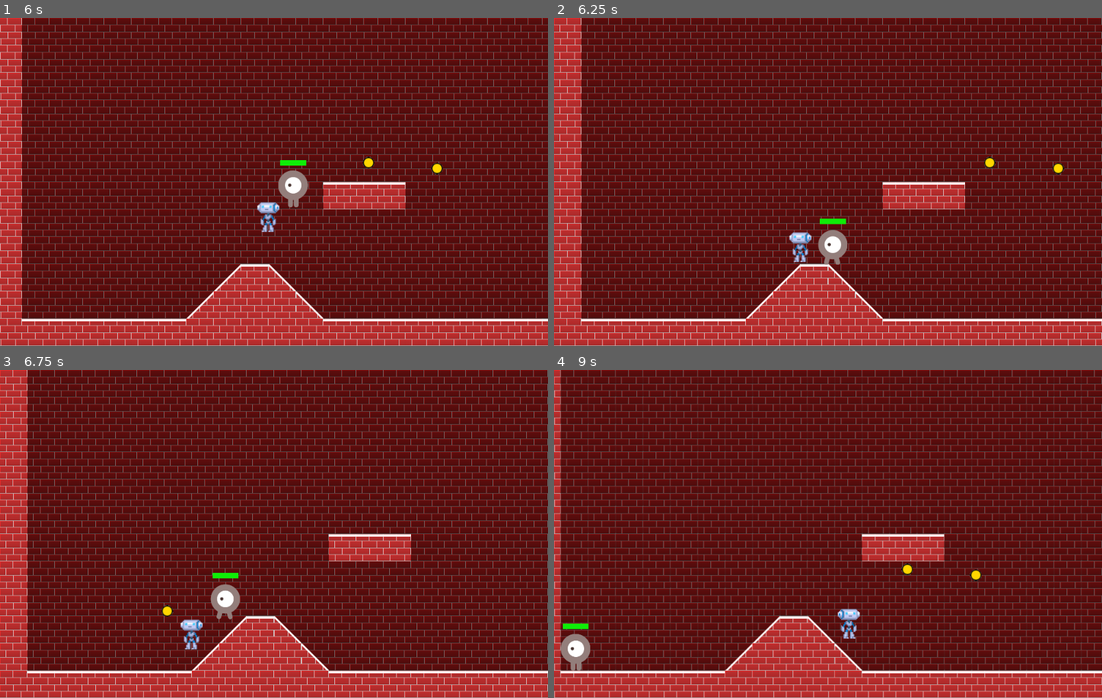
Above: before the commit, frames 1-4 (two rows, left to right).
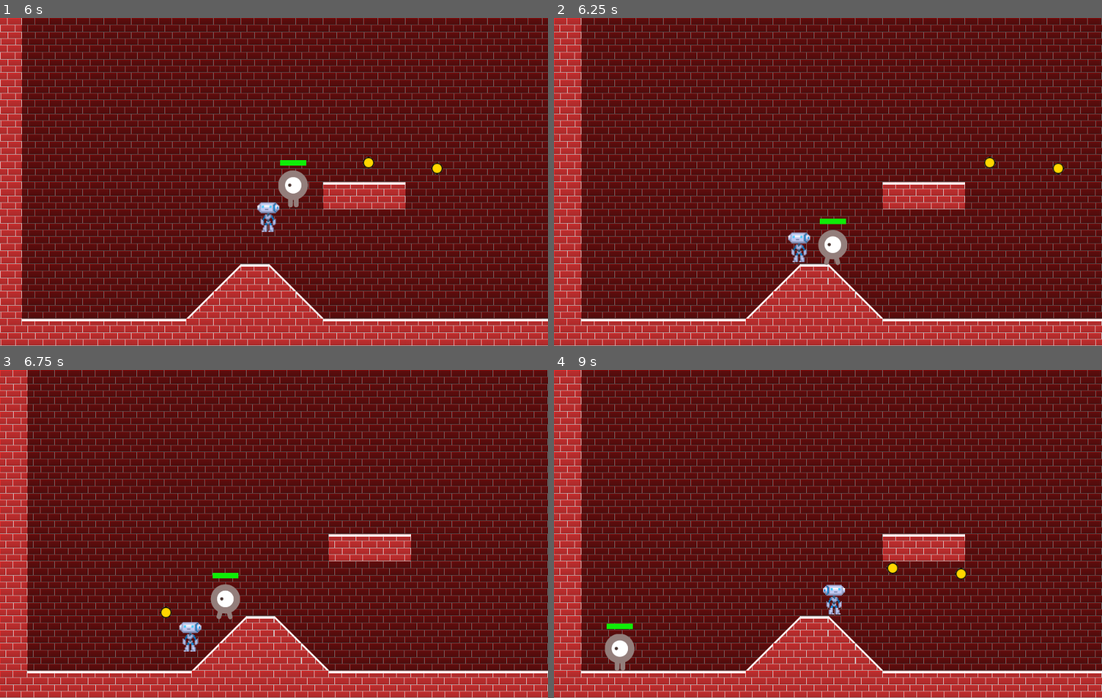
Above: after the commit, the same moments.

Repository: Ruefa/godot_test
Game: Godot game, scene res://Main.tscn
Two runs of this game, one before a commit and one after it. Both use one fixed random seed, a clock stepped at 60 frames per second and the inputs below.
Inputs:
- Up to frame 1 (6 s): tap Enter at 0.5 s; hold Shift (ui_shoot) 0.53-1.28 s; hold Right (ui_right) 0.53-2.03 s; tap Up (ui_up) at 0.77, 1.52, 3.02, 3.77, 4.52 s; tap Shift (ui_shoot) every 1.5 s from 1.35 to 5.85 s; hold Left (ui_left) 2.03-2.78 s; hold Shift (ui_shoot) 2.03-2.78 s; hold Right (ui_right) 2.78-4.28 s; hold Shift (ui_shoot) 3.53-4.28 s; hold Left (ui_left) 4.28-5.03 s; hold Right (ui_right) 5.03-5.78 s; hold Shift (ui_shoot) 5.03-5.78 s; hold Left (ui_left) from 5.78 s (still down)
- Up to frame 2 (6.25 s): keep holding Left (ui_left); tap Up (ui_up) at 6.02 s
- Up to frame 3 (6.75 s): keep holding Left (ui_left); hold Shift (ui_shoot) from 6.53 s (still down)
- Up to frame 4 (9 s): tap Up (ui_up) at 6.77, 7.52 s; release Left (ui_left) at 7.28 s; release Shift (ui_shoot) at 7.28 s; hold Right (ui_right) from 7.28 s (still down); tap Shift (ui_shoot) at 7.35, 8.85 s; hold Shift (ui_shoot) 8.03-8.78 s

Frame 1 is identical in both runs. In frame 2, 0.2% of the frame differs, in the area x 42-52%, y 65-76%; in frame 3, 0.3%; in frame 4, 22%, in the area x 0-100%, y 0-100%.

Commit message:
removed collision exception since we are using masks now

Diff:
--- a/Side Scroll/Player.gd
+++ b/Side Scroll/Player.gd
@@ -66,7 +66,6 @@
 
 	var bullet = Bullet.instance()
 	get_parent().add_child(bullet)
-	add_collision_exception_with(bullet)
 	bullet.position = position
 	bullet.damage = damage
 	if PLAYER_DIR == LEFT:
